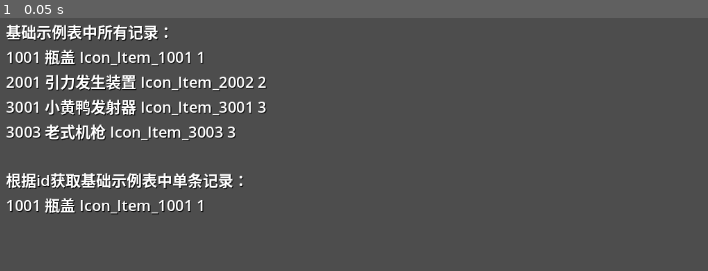
Above: before the commit, frame 1.
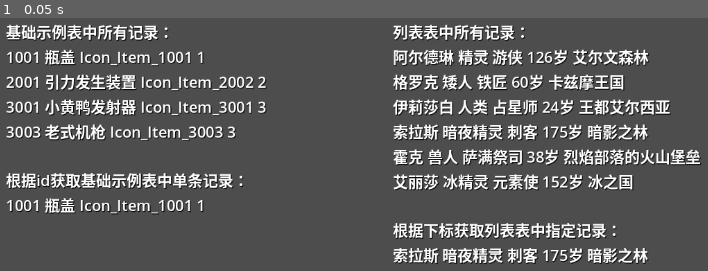
Above: after the commit, the same moment.

Repository: PamisuMyon/godot-luban-example
Game: Godot game, scene res://src/scenes/config_detail.tscn
Two runs of this game, one before a commit and one after it. Both use one fixed random seed, a clock stepped at 60 frames per second and the inputs below.
Inputs:
- Up to frame 1 (0.05 s): no input

The runs differ from the first frame. In frame 1, 11% of the frame differs, in the area x 55-100%, y 2-98%.

Commit message:
Add list sheet example

Diff:
--- a/godot-luban-project/assets/configs/tables/examples_tbexamplebasic.json
+++ b/godot-luban-project/assets/configs/tables/examples_tbexamplebasic.json
@@ -1,70 +1,70 @@
 [
   {
-	"id": 1001,
-	"name": "瓶盖",
-	"grade": 1,
-	"star": 0,
-	"icon_res": "Icon_Item_1001",
-	"price": 1,
-	"type": 1,
-	"is_in_gacha": false,
-	"some_long_value": 38273232,
-	"some_double_value": 42.332,
-	"some_vec3": {
-	  "x": 36.21,
-	  "y": 11.2,
-	  "z": 10
-	}
+    "id": 1001,
+    "name": "瓶盖",
+    "grade": 1,
+    "star": 0,
+    "icon_res": "Icon_Item_1001",
+    "price": 1,
+    "type": 1,
+    "is_in_gacha": false,
+    "some_long_value": 38273232,
+    "some_double_value": 42.332,
+    "some_vec3": {
+      "x": 36.21,
+      "y": 11.2,
+      "z": 10
+    }
   },
   {
-	"id": 2001,
-	"name": "引力发生装置",
-	"grade": 1,
-	"star": 1,
-	"icon_res": "Icon_Item_2002",
-	"price": 112.5,
-	"type": 2,
-	"is_in_gacha": true,
-	"some_long_value": 83628263,
-	"some_double_value": 12.332,
-	"some_vec3": {
-	  "x": 12,
-	  "y": 36.2,
-	  "z": 5.88
-	}
+    "id": 2001,
+    "name": "引力发生装置",
+    "grade": 1,
+    "star": 1,
+    "icon_res": "Icon_Item_2002",
+    "price": 112.5,
+    "type": 2,
+    "is_in_gacha": true,
+    "some_long_value": 83628263,
+    "some_double_value": 12.332,
+    "some_vec3": {
+      "x": 12,
+      "y": 36.2,
+      "z": 5.88
+    }
   },
   {
-	"id": 3001,
-	"name": "小黄鸭发射器",
-	"grade": 2,
-	"star": 1,
-	"icon_res": "Icon_Item_3001",
-	"price": 50,
-	"type": 3,
-	"is_in_gacha": true,
-	"some_long_value": 43183232,
-	"some_double_value": 1238.897543,
-	"some_vec3": {
-	  "x": 1,
-	  "y": 2,
-	  "z": 3
-	}
+    "id": 3001,
+    "name": "小黄鸭发射器",
+    "grade": 2,
+    "star": 1,
+    "icon_res": "Icon_Item_3001",
+    "price": 50,
+    "type": 3,
+    "is_in_gacha": true,
+    "some_long_value": 43183232,
+    "some_double_value": 1238.897543,
+    "some_vec3": {
+      "x": 1,
+      "y": 2,
+      "z": 3
+    }
   },
   {
-	"id": 3003,
-	"name": "老式机枪",
-	"grade": 1,
-	"star": 1,
-	"icon_res": "Icon_Item_3003",
-	"price": 10,
-	"type": 3,
-	"is_in_gacha": false,
-	"some_long_value": 0,
-	"some_double_value": 0,
-	"some_vec3": {
-	  "x": 0,
-	  "y": 0,
-	  "z": 0
-	}
+    "id": 3003,
+    "name": "老式机枪",
+    "grade": 1,
+    "star": 1,
+    "icon_res": "Icon_Item_3003",
+    "price": 10,
+    "type": 3,
+    "is_in_gacha": false,
+    "some_long_value": 0,
+    "some_double_value": 0,
+    "some_vec3": {
+      "x": 0,
+      "y": 0,
+      "z": 0
+    }
   }
 ]
--- /dev/null
+++ b/godot-luban-project/assets/configs/tables/examples_tbexamplelist.json
@@ -0,0 +1,44 @@
+[
+  {
+	"name": "阿尔德琳",
+	"race": "精灵",
+	"occupation": "游侠",
+	"age": 126,
+	"origin": "艾尔文森林"
+  },
+  {
+	"name": "格罗克",
+	"race": "矮人",
+	"occupation": "铁匠",
+	"age": 60,
+	"origin": "卡兹摩王国"
+  },
+  {
+	"name": "伊莉莎白",
+	"race": "人类",
+	"occupation": "占星师",
+	"age": 24,
+	"origin": "王都艾尔西亚"
+  },
+  {
+	"name": "索拉斯",
+	"race": "暗夜精灵",
+	"occupation": "刺客",
+	"age": 175,
+	"origin": "暗影之林"
+  },
+  {
+	"name": "霍克",
+	"race": "兽人",
+	"occupation": "萨满祭司",
+	"age": 38,
+	"origin": "烈焰部落的火山堡垒"
+  },
+  {
+	"name": "艾丽莎",
+	"race": "冰精灵",
+	"occupation": "元素使",
+	"age": 152,
+	"origin": "冰之国"
+  }
+]
--- a/godot-luban-project/assets/configs/tables/examples_tbexamplesingleton.json
+++ b/godot-luban-project/assets/configs/tables/examples_tbexamplesingleton.json
@@ -1,7 +1,7 @@
 [
   {
-    "newbie_discount_times": 3,
-    "affection_increment_limit": 20,
-    "gift_cooldown": 28800
+	"newbie_discount_times": 3,
+	"affection_increment_limit": 20,
+	"gift_cooldown": 28800
   }
 ]
--- /dev/null
+++ b/godot-luban-project/assets/configs/tables/game_tbcharacterconfig.json
@@ -0,0 +1,18 @@
+[
+  {
+	"id": "Player_Robber",
+	"prefab_res": "Player_Robber",
+	"attack_pre_delay": 0.33333334,
+	"attack_post_delay": 0.33333334,
+	"die_duration": 0.75,
+	"move_speed": 5
+  },
+  {
+	"id": "Enemy_City_1",
+	"prefab_res": "Enemy_City_1",
+	"attack_pre_delay": 0.33333334,
+	"attack_post_delay": 0.33333334,
+	"die_duration": 0.75,
+	"move_speed": 5
+  }
+]
--- /dev/null
+++ b/godot-luban-project/assets/configs/tables/game_tbglobalconfig.json
@@ -0,0 +1,5 @@
+[
+  {
+	"default_player_character": "Player_Robber"
+  }
+]
--- /dev/null
+++ b/godot-luban-project/assets/configs/tables/game_tbmainlevelconfig.json
@@ -0,0 +1,9 @@
+[
+  {
+	"id": 10001,
+	"stage_res": "Stage_Industry",
+	"enemy_id": "Enemy_City_1",
+	"max_health": 50,
+	"attack": 5
+  }
+]
--- /dev/null
+++ b/godot-luban-project/assets/configs/tables/game_tbplayerinitialconfig.json
@@ -0,0 +1,7 @@
+[
+  {
+	"id": "Player_Robber",
+	"max_health": 100,
+	"attack": 12
+  }
+]
--- a/godot-luban-project/src/configs/tables/types.gd
+++ b/godot-luban-project/src/configs/tables/types.gd
@@ -162,11 +162,179 @@
 		self.gift_cooldown = _json_['gift_cooldown']
 
 
+class ExamplesTbExampleList:
+	var _data_list = []
+	func _init(_json_) -> void:
+
+		for _json2_ in _json_:
+			var _v
+			_v = ExamplesExampleList.new(_json2_)
+			self._data_list.append(_v)
+
+	func get_data_list():
+		return self._data_list
+
+	func get_data(index) -> ExamplesExampleList:
+		return self._data_list[index]
+
+
+class ExamplesExampleList:
+
+	var name # 名字    类型：string
+	var race # 种族    类型：string
+	var occupation # 职业    类型：string
+	var age # 年龄    类型：int
+	var origin # 出身地    类型：string
+	func _init(_json_) -> void:
+		self.name = _json_['name']
+		self.race = _json_['race']
+		self.occupation = _json_['occupation']
+		self.age = _json_['age']
+		self.origin = _json_['origin']
+
+
+class GameTbCharacterConfig:
+	var _data_map = {}
+	var _data_list = []
+
+	func _init(_json_) -> void:
+		for _json2_ in _json_:
+			var _v
+			_v = GameCharacterConfig.new(_json2_)
+			self._data_list.append(_v)
+			self._data_map[_v.id] = _v
+
+	func get_data_map() -> Dictionary:
+		return self._data_map
+
+	func get_data_list():
+		return self._data_list
+
+	func get_data(key) -> GameCharacterConfig:
+		return self._data_map.get(key)
+
+
+class GameCharacterConfig:
+
+	var id # 角色id    类型：string
+	var prefab_res # 预制体资源地址    类型：string
+	var attack_pre_delay # 攻击前摇    类型：float
+	var attack_post_delay # 攻击后摇    类型：float
+	var die_duration # 死亡动画时长    类型：float
+	var move_speed # 移动速度    类型：float
+	func _init(_json_) -> void:
+		self.id = _json_['id']
+		self.prefab_res = _json_['prefab_res']
+		self.attack_pre_delay = _json_['attack_pre_delay']
+		self.attack_post_delay = _json_['attack_post_delay']
+		self.die_duration = _json_['die_duration']
+		self.move_speed = _json_['move_speed']
+
+
+class GameTbPlayerInitialConfig:
+	var _data_map = {}
+	var _data_list = []
+
+	func _init(_json_) -> void:
+		for _json2_ in _json_:
+			var _v
+			_v = GamePlayerInitialConfig.new(_json2_)
+			self._data_list.append(_v)
+			self._data_map[_v.id] = _v
+
+	func get_data_map() -> Dictionary:
+		return self._data_map
+
+	func get_data_list():
+		return self._data_list
+
+	func get_data(key) -> GamePlayerInitialConfig:
+		return self._data_map.get(key)
+
+
+class GamePlayerInitialConfig:
+
+	var id # 角色id    类型：string
+	var max_health # 最大生命值    类型：float
+	var attack # 攻击    类型：float
+	func _init(_json_) -> void:
+		self.id = _json_['id']
+		self.max_health = _json_['max_health']
+		self.attack = _json_['attack']
+
+
+class GameTbMainLevelConfig:
+	var _data_map = {}
+	var _data_list = []
+
+	func _init(_json_) -> void:
+		for _json2_ in _json_:
+			var _v
+			_v = GameMainLevelConfig.new(_json2_)
+			self._data_list.append(_v)
+			self._data_map[_v.id] = _v
+
+	func get_data_map() -> Dictionary:
+		return self._data_map
+
+	func get_data_list():
+		return self._data_list
+
+	func get_data(key) -> GameMainLevelConfig:
+		return self._data_map.get(key)
+
+
+class GameMainLevelConfig:
+
+	var id # 关卡id    类型：int
+	var stage_res # 关卡资源地址    类型：string
+	var enemy_id # 敌方角色id    类型：string
+	var max_health # 敌方最大生命    类型：float
+	var attack # 敌方攻击    类型：float
+	func _init(_json_) -> void:
+		self.id = _json_['id']
+		self.stage_res = _json_['stage_res']
+		self.enemy_id = _json_['enemy_id']
+		self.max_health = _json_['max_health']
+		self.attack = _json_['attack']
+
+
+class GameTbGlobalConfig:
+	var _data: Dictionary
+	func _init(_json_) -> void:
+		assert(len(_json_) == 1, 'table mode=one, but size != 1')
+		self._data = _json_[0]
+
+	func get_data() -> Dictionary:
+		return self._data
+
+	# 默认玩家角色id
+	func default_player_character():
+		return self._data.default_player_character
+
+
+class GameGlobalConfig:
+
+	var default_player_character # 默认玩家角色id    类型：string
+	func _init(_json_) -> void:
+		self.default_player_character = _json_['default_player_character']
+
+
 var TbExampleBasic: ExamplesTbExampleBasic
 var TbExampleAdvance: ExamplesTbExampleAdvance
 var TbExampleSingleton: ExamplesTbExampleSingleton
+var TbExampleList: ExamplesTbExampleList
+var TbCharacterConfig: GameTbCharacterConfig
+var TbPlayerInitialConfig: GameTbPlayerInitialConfig
+var TbMainLevelConfig: GameTbMainLevelConfig
+var TbGlobalConfig: GameTbGlobalConfig
 
 func _init(loader) -> void:
 	self.TbExampleBasic = ExamplesTbExampleBasic.new(loader.load_file('examples_tbexamplebasic'))
 	self.TbExampleAdvance = ExamplesTbExampleAdvance.new(loader.load_file('examples_tbexampleadvance'))
 	self.TbExampleSingleton = ExamplesTbExampleSingleton.new(loader.load_file('examples_tbexamplesingleton'))
+	self.TbExampleList = ExamplesTbExampleList.new(loader.load_file('examples_tbexamplelist'))
+	self.TbCharacterConfig = GameTbCharacterConfig.new(loader.load_file('game_tbcharacterconfig'))
+	self.TbPlayerInitialConfig = GameTbPlayerInitialConfig.new(loader.load_file('game_tbplayerinitialconfig'))
+	self.TbMainLevelConfig = GameTbMainLevelConfig.new(loader.load_file('game_tbmainlevelconfig'))
+	self.TbGlobalConfig = GameTbGlobalConfig.new(loader.load_file('game_tbglobalconfig'))
--- a/godot-luban-project/src/framework/game_main.gd
+++ b/godot-luban-project/src/framework/game_main.gd
@@ -11,6 +11,7 @@
 
 ## 加载配置表文件 将被Types调用
 func load_file(file_name: String):
+	# 读取json文件并反序列化
 	var json_file = FileAccess.open("%s%s.json" % [self.config_json_path, file_name], FileAccess.READ)
 	var json_text = json_file.get_as_text()
 	json_file.close()
--- a/godot-luban-project/src/scenes/config_detail.tscn
+++ b/godot-luban-project/src/scenes/config_detail.tscn
@@ -29,8 +29,19 @@
 theme_override_constants/margin_right = 20
 theme_override_constants/margin_bottom = 20
 
-[node name="LabelInfo" type="Label" parent="UIConfigDetail/MarginContainer"]
+[node name="HBoxContainer" type="HBoxContainer" parent="UIConfigDetail/MarginContainer"]
 layout_mode = 2
+
+[node name="LabelInfo1" type="Label" parent="UIConfigDetail/MarginContainer/HBoxContainer"]
+layout_mode = 2
+size_flags_horizontal = 3
 size_flags_vertical = 1
 text = "text"
 label_settings = SubResource("LabelSettings_n5ijf")
+
+[node name="LabelInfo2" type="Label" parent="UIConfigDetail/MarginContainer/HBoxContainer"]
+layout_mode = 2
+size_flags_horizontal = 3
+size_flags_vertical = 1
+text = "text"
+label_settings = SubResource("LabelSettings_n5ijf")
--- a/godot-luban-project/src/scenes/ui_config_detail.gd
+++ b/godot-luban-project/src/scenes/ui_config_detail.gd
@@ -1,7 +1,8 @@
 extends Control
 
 
-@onready var label_info: Label = $MarginContainer/LabelInfo
+@onready var label_info1: Label = $MarginContainer/HBoxContainer/LabelInfo1
+@onready var label_info2: Label = $MarginContainer/HBoxContainer/LabelInfo2
 
 func _ready() -> void:
 	var text = "基础示例表中所有记录：\n"
@@ -14,4 +15,16 @@
 	var item = GameMain.config.TbExampleBasic.get_data(1001.)
 	text += "%d %s %s %d\n" % [item.id, item.name, item.icon_res, item.type]
 
-	label_info.text = text
+	label_info1.text = text
+
+	# 列表表
+	text = "列表表中所有记录：\n"
+	for i in GameMain.config.TbExampleList.get_data_list():
+		text += "%s %s %s %d岁 %s\n" % [i.name, i.race, i.occupation, i.age, i.origin]
+
+	# 获取列表表中指定下标记录
+	text += "\n根据下标获取列表表中指定记录：\n"
+	item = GameMain.config.TbExampleList.get_data(3)
+	text += "%s %s %s %d岁 %s\n" % [item.name, item.race,item.occupation, item.age,item.origin]
+
+	label_info2.text = text
Not shown, changed: godot-luban-data/Configs/Data/__tables__.xlsx
Not shown, added: godot-luban-data/Configs/J-角色.xlsx
Not shown, added: godot-luban-data/Configs/T-通用全局.xlsx
Not shown, added: godot-luban-data/Configs/W-玩家初始化.xlsx
Not shown, added: godot-luban-data/Configs/Z-主线关卡.xlsx
Not shown, changed: godot-luban-data/Configs/_示例.xlsx
